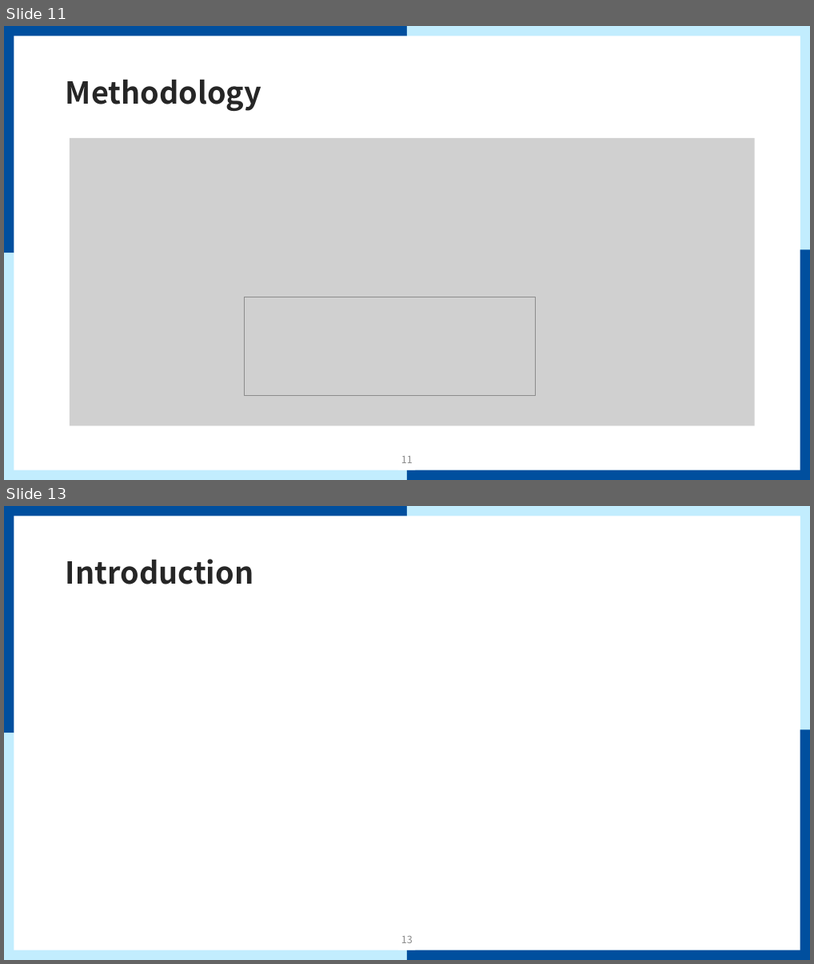
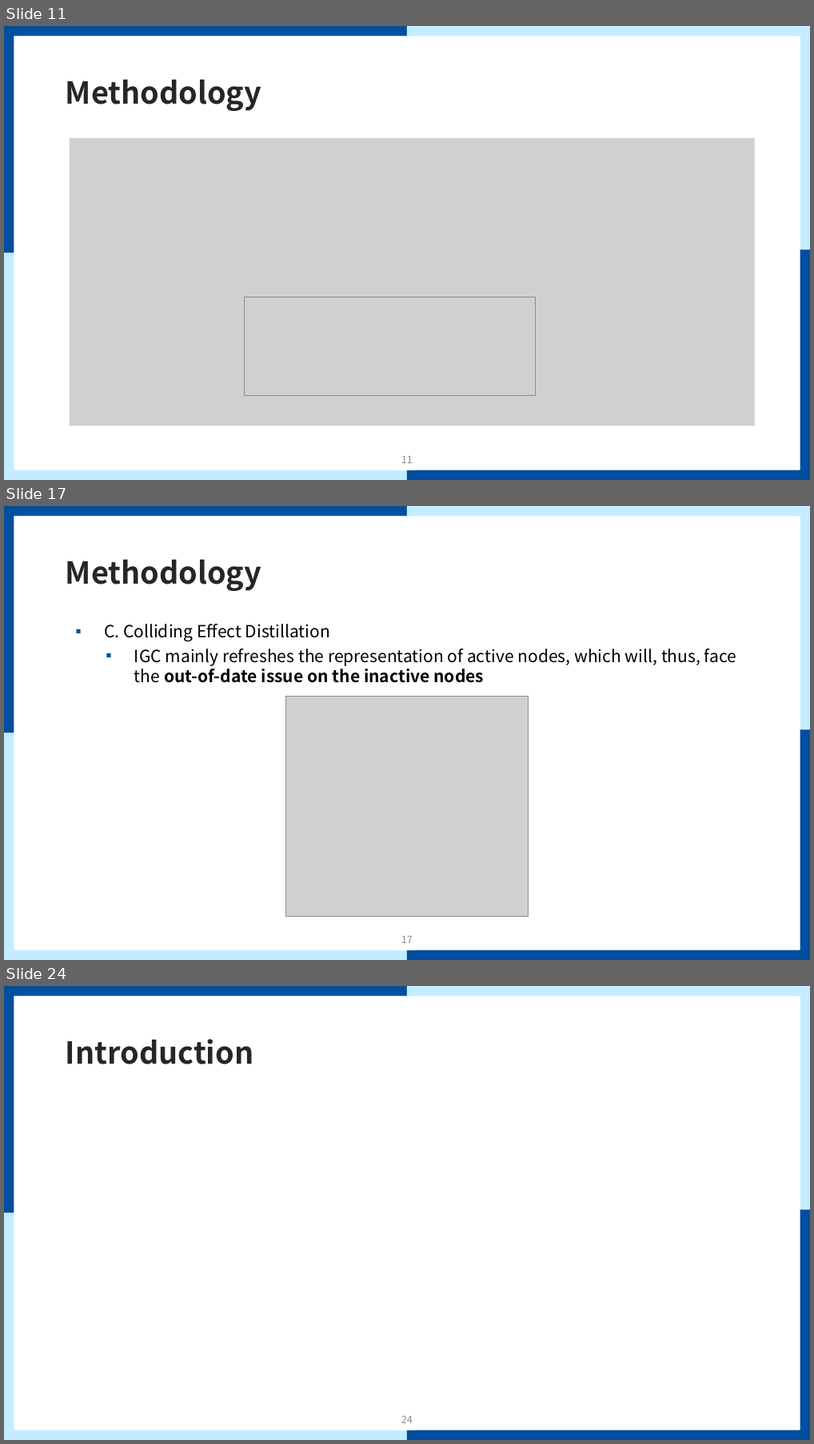
Before and after one commit to mmvv11/GraduateStudies, a slide deck: papers/review/Causal Incremental Graph Convolution for review.pptx. Shown one above the other, each under a label of ours: slides 11 and 13 before the commit, slides 11, 17 and 24 after it; the slides between them are not shown. The pictures are 814x964 and 814x1444 pixels, drawn with LibreOffice and Linux fonts; fonts in the diff are those of the drawing; grey boxes stand for pictures; background and template pictures are left out. Boxes give left, top, right and bottom in pixels: in the first picture for what was removed or moved away, otherwise in the second. Text is boxed around its words. In the diff, an @@ line names an element or a change of style, - is before the commit and + after.

```diff
--- a/papers/review/Causal Incremental Graph Convolution for review.pptx
+++ b/papers/review/Causal Incremental Graph Convolution for review.pptx
@@ slide 17 added at <box>4,506,810,960</box>, background #FFFFFF; not listed: 9 template elements that a slide beside it also shows @@
@@ title added at <box>66,560,262,591</box>, 36 pt, text #262626, bold @@
+Methodology
@@ text added at <box>104,624,737,683</box>, 20 pt, text #000000 @@
+▪ C. Colliding Effect Distillation
+  ▪ IGC mainly refreshes the representation of active nodes, which will, thus, face the out-of-date issue on the inactive nodes
@@ picture added at <box>286,696,529,916</box> @@
@@ page number added at <box>402,936,413,943</box>, 12 pt, text #8C8C8C @@
+17
@@ what was slide 13 is now slide 24 @@
@@ page number at <box>402,1416,413,1423</box>: text changed @@
-13
+24
```
Also in this commit, not shown: 1 slide changed, 12 other slides added, 2 slides removed.
